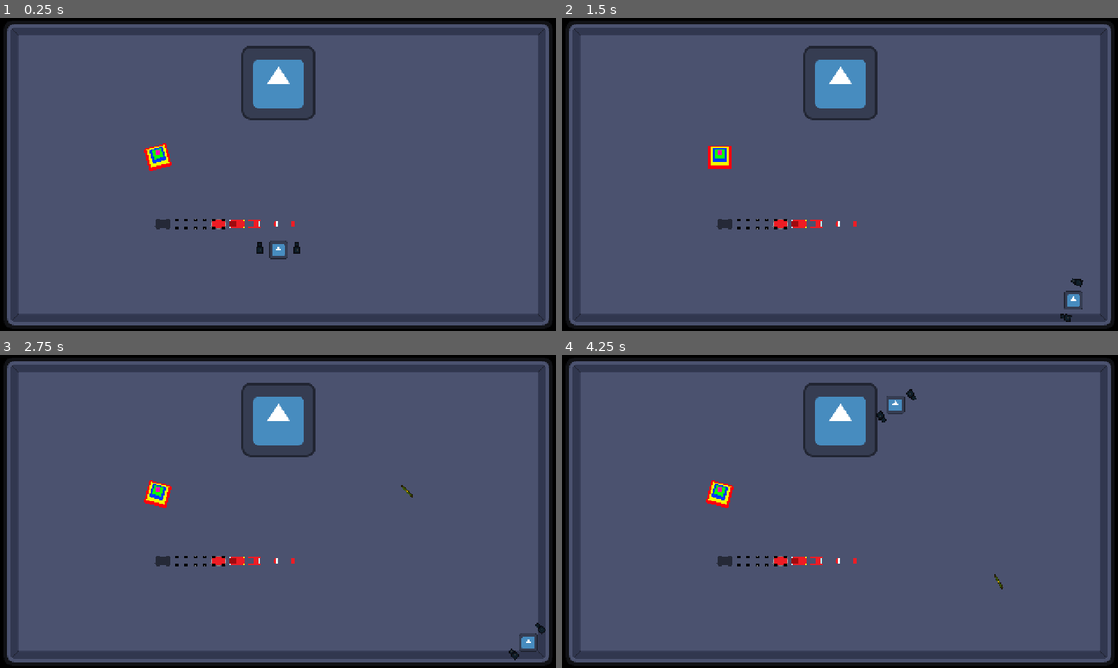
Above: before the commit, frames 1-4 (two rows, left to right).
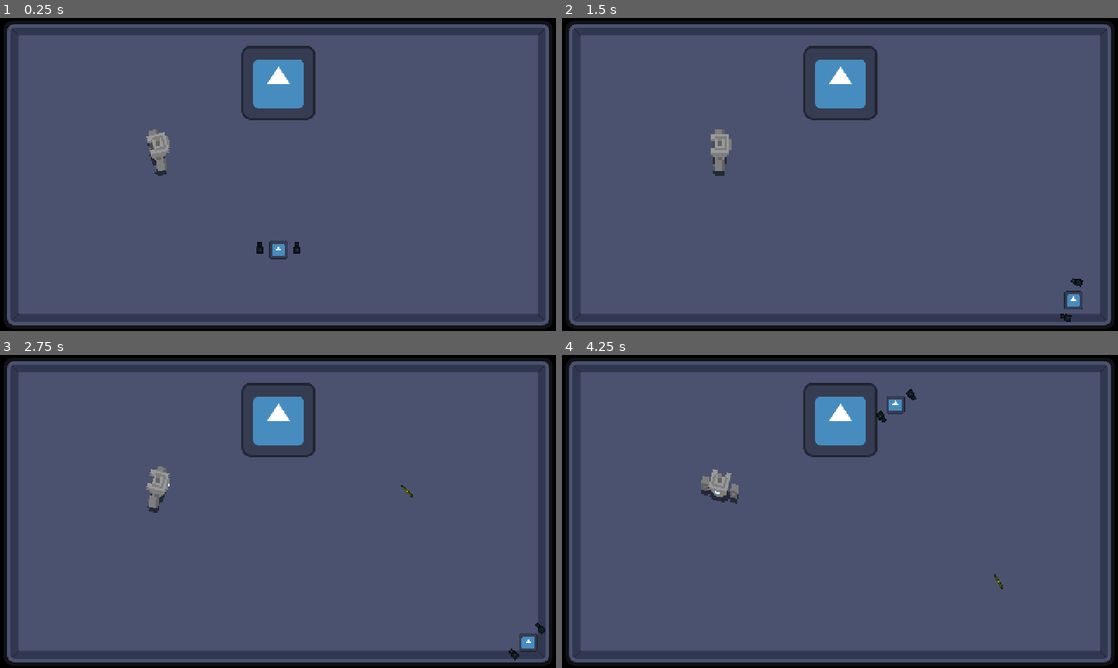
Above: after the commit, the same moments.

Repository: AsleepInTheBreakroom/SuperReactorCore
Game: Godot game, scene res://Levels/Testing/TestLevel.tscn
The game is run twice, just before and just after one commit, with the same random seed, the same clock (stepped at 60 frames per second) and the same inputs. The engine's default icon, where the game draws it, is replaced by a stand-in: a white triangle on a blue panel in a dark square.
Inputs (mouse positions are in pixels of both pictures, inside the frame that each line leads up to):
- Up to frame 1 (0.25 s): no input
- Up to frame 2 (1.5 s): tap Enter at 0.5 s; move the mouse to (962, 158) at 0.52 s; press the mouse at (962, 158) at 0.53 s; hold D (Keyboard_Right) 0.53-1.28 s; move the mouse to (728, 190) at 1.27 s; release the mouse at (728, 190) at 1.28 s; hold S (Keyboard_Down) from 1.28 s (still down); right-click (728, 190) at 1.35 s
- Up to frame 3 (2.75 s): move the mouse to (333, 442) at 2.02 s; release S (Keyboard_Down) at 2.03 s; press the mouse at (333, 442) at 2.03 s; hold D (Keyboard_Right) from 2.03 s (still down)
- Up to frame 4 (4.25 s): move the mouse to (812, 574) at 2.77 s; release D (Keyboard_Right) at 2.78 s; release the mouse at (812, 574) at 2.78 s; hold W (Keyboard_Up) 2.78-3.53 s; right-click (812, 574) at 2.85 s; move the mouse to (1006, 558) at 3.52 s; press the mouse at (1006, 558) at 3.53 s; hold A (Keyboard_Left) from 3.53 s (still down)

The runs differ from the first frame. In frame 1, 0.8% of the frame differs, in the area x 25-53%, y 35-68%; in frame 2, 0.8%; in frame 3, 0.8%; in frame 4, 0.9%, in the area x 25-53%, y 36-68%.

Commit message:
Working on robot art.

Diff:
--- a/Levels/Testing/TestLevel.tscn
+++ b/Levels/Testing/TestLevel.tscn
@@ -5,7 +5,7 @@
 [ext_resource type="Texture2D" uid="uid://bcq8bij82gniy" path="res://Art/Temp/TempWalls(16).png" id="2_ds780"]
 [ext_resource type="PackedScene" uid="uid://bqoatrk07vmli" path="res://Game Objects/Entities/Cores/Core.tscn" id="3_vfdak"]
 [ext_resource type="PackedScene" uid="uid://bi2ss6k2klbyh" path="res://Testing/SpriteStack/SpriteStack.tscn" id="5_ldpfq"]
-[ext_resource type="Texture2D" uid="uid://shihe7c42aig" path="res://Art/Temp/Red_Car.png" id="6_33wgv"]
+[ext_resource type="Texture2D" uid="uid://bk1d0lkv7xwd7" path="res://Art/Temp/RobotSheet.png" id="6_mnvad"]
 
 [sub_resource type="TileSetAtlasSource" id="TileSetAtlasSource_jtmvm"]
 texture = ExtResource("2_ds780")
@@ -93,7 +93,5 @@
 
 [node name="SpriteStack" parent="." instance=ExtResource("5_ldpfq")]
 position = Vector2(136, 120)
-
-[node name="RedCar" type="Sprite2D" parent="."]
-position = Vector2(196, 177)
-texture = ExtResource("6_33wgv")
+sprite_sheet = ExtResource("6_mnvad")
+num_of_sprites = 9
--- a/Testing/SpriteStack/SpriteStack.gd
+++ b/Testing/SpriteStack/SpriteStack.gd
@@ -28,10 +28,10 @@
 			sprite.hframes = rows;
 			sprite.vframes = columns
 			sprite.frame = cell;
-			sprite.position = Vector2(0, -cell)
+			sprite.position = Vector2(0, -cell*2)
 			sprite.scale = Vector2(2,2)
+			#sprite.frame_coords = Vector2(rows, columns); #Should make it use this, so can start at any point in the sprite sheet.
 			sprite_array[cell] = sprite;
-
 			add_child(sprite);
 
 			cell += 1;
--- a/Testing/SpriteStack/SpriteStack.tscn
+++ b/Testing/SpriteStack/SpriteStack.tscn
@@ -1,9 +1,6 @@
-[gd_scene load_steps=3 format=3 uid="uid://bi2ss6k2klbyh"]
+[gd_scene load_steps=2 format=3 uid="uid://bi2ss6k2klbyh"]
 
 [ext_resource type="Script" path="res://Testing/SpriteStack/SpriteStack.gd" id="2_hs6jq"]
-[ext_resource type="Texture2D" uid="uid://b0ku7osa0iwrm" path="res://Art/Temp/Pyramid.png" id="2_p5gla"]
 
 [node name="SpriteStack" type="Node2D"]
 script = ExtResource("2_hs6jq")
-sprite_sheet = ExtResource("2_p5gla")
-num_of_sprites = 5
Binary file removed: Art/Temp/Pyramid.png
Not shown, removed: Art/Temp/Pyramid.png.import
Binary file removed: Art/Temp/Robot3D.png
Not shown, removed: Art/Temp/Robot3D.png.import
Binary file changed: Art/Temp/RobotSheet.png
Not shown, changed: Art/Temp/RobotSheet.png.import
Not shown, removed: Art/Temp/Pyramid.png~
Not shown, removed: Art/Temp/Robot.kra
Not shown, removed: Art/Temp/Robot.kra~
Not shown, removed: Art/Temp/RobotSheet.png~
Not shown, removed: Art/Temp/TemF1F3.tmp
